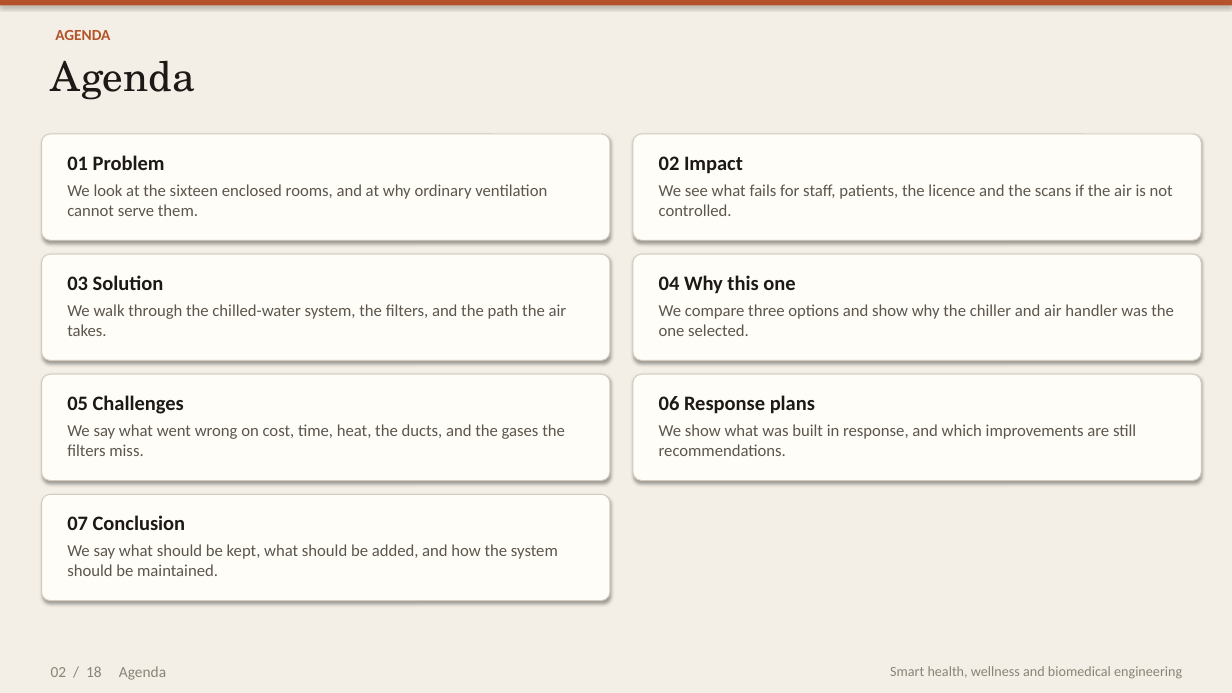
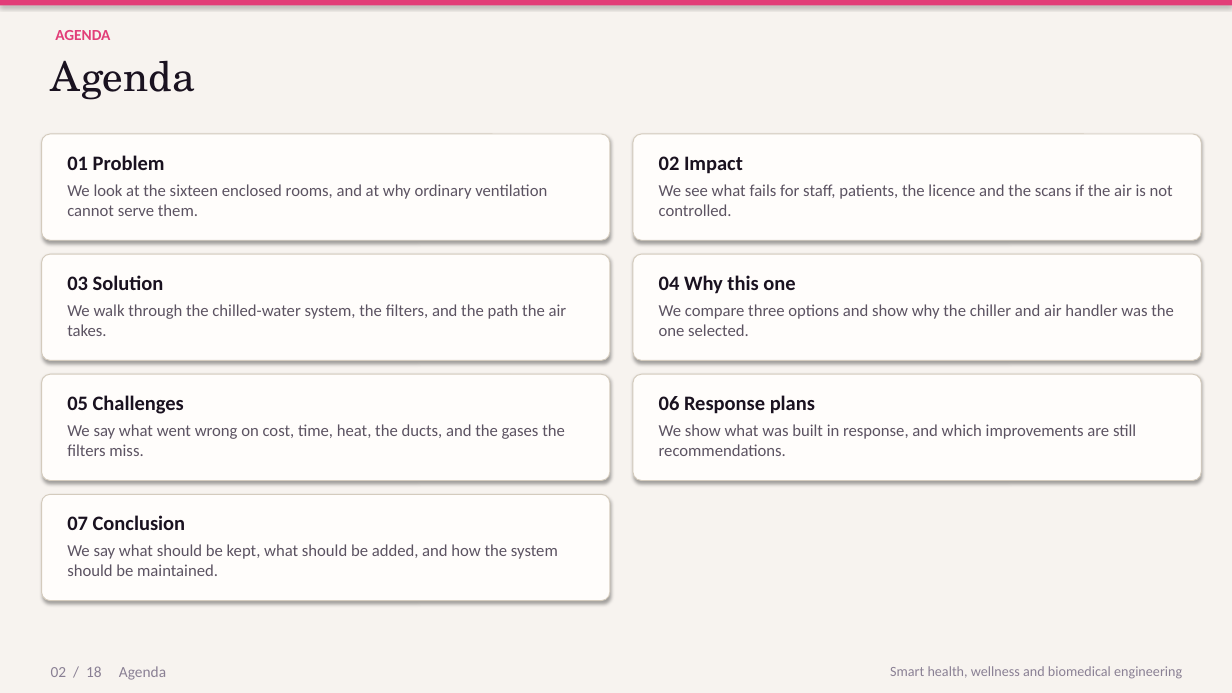
Before and after one commit to kakaijacob/Special-Operations-Schema, a slide deck: slide 2 of iek-talks/IEK_Cyclotron_HVAC_18_slides.pptx. Drawn at 1232x693 pixels with LibreOffice and Linux fonts; fonts in the diff are those of the drawing. Boxes give left, top, right and bottom in pixels: in the first picture for what was removed or moved away, otherwise in the second. Text is boxed around its words. In the diff, an @@ line names an element or a change of style, - is before the commit and + after.

```diff
--- a/iek-talks/IEK_Cyclotron_HVAC_18_slides.pptx
+++ b/iek-talks/IEK_Cyclotron_HVAC_18_slides.pptx
@@ background #F3EFE6 to #F7F3EF @@
@@ rectangle at [0, 0, 1232, 6]: fill #B4532A to #E23D78 @@
@@ text "AGENDA" at [55, 30, 110, 40]: text colour #B4532A to #E23D78 @@
@@ text "01 Problem" at [67, 155, 547, 216]: text colour #1C1916 to #1A1220 in "01 Problem"; text colour #5C564C to #5C5362 in "We look at the sixteen enclosed rooms, ..." @@
@@ text "02 Impact" at [659, 156, 1173, 216]: text colour #1C1916 to #1A1220 in "02 Impact"; text colour #5C564C to #5C5362 @@
@@ text "03 Solution" at [67, 275, 567, 336]: text colour #1C1916 to #1A1220 in "03 Solution"; text colour #5C564C to #5C5362 in "We walk through the chilled-water system, the ..." @@
@@ text "04 Why this one" at [659, 275, 1174, 336]: text colour #1C1916 to #1A1220 in "04 Why this one"; text colour #5C564C to #5C5362 in "We compare three options and show why ..." @@
@@ text "05 Challenges" at [67, 395, 565, 456]: text colour #1C1916 to #1A1220 in "05 Challenges"; text colour #5C564C to #5C5362 in "We say what went wrong on cost, ..." @@
@@ text "06 Response plans" at [659, 395, 1136, 456]: text colour #1C1916 to #1A1220 in "06 Response plans"; text colour #5C564C to #5C5362 in "We show what was built in response, ..." @@
@@ fill #FFFDF8 to #FFFDFB in 7 elements at [42, 134, 610, 240], [633, 134, 1202, 240], [42, 254, 610, 360], [633, 254, 1202, 360], [42, 374, 610, 481], [633, 374, 1202, 481], [42, 494, 610, 601] @@
@@ text "07 Conclusion" at [67, 515, 558, 576]: text colour #1C1916 to #1A1220 in "07 Conclusion"; text colour #5C564C to #5C5362 in "We say what should be kept, what ..." @@
@@ text "02 / 18 Agenda" at [51, 666, 166, 680]: text colour #8A8376 to #8A8094 @@
@@ text "Smart health, wellness and biomedical ..." at [890, 666, 1182, 679]: text colour #8A8376 to #8A8094 @@
```
Also in this commit, not shown: 17 other slides changed, 2 other files.
